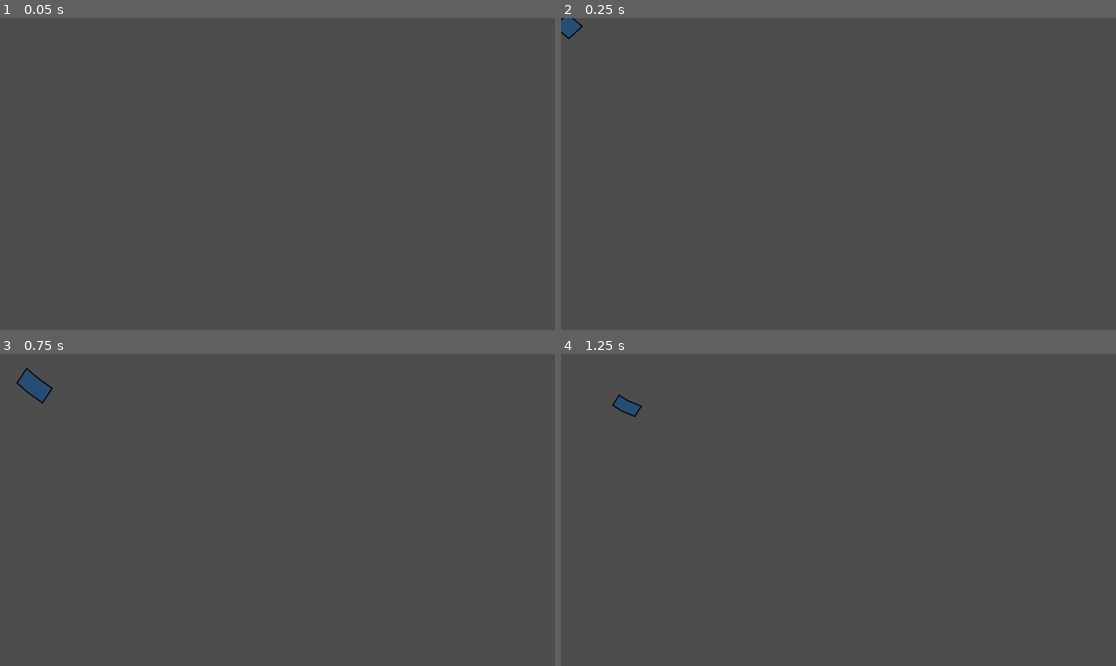
Above: before the commit, frames 1-4 (two rows, left to right).
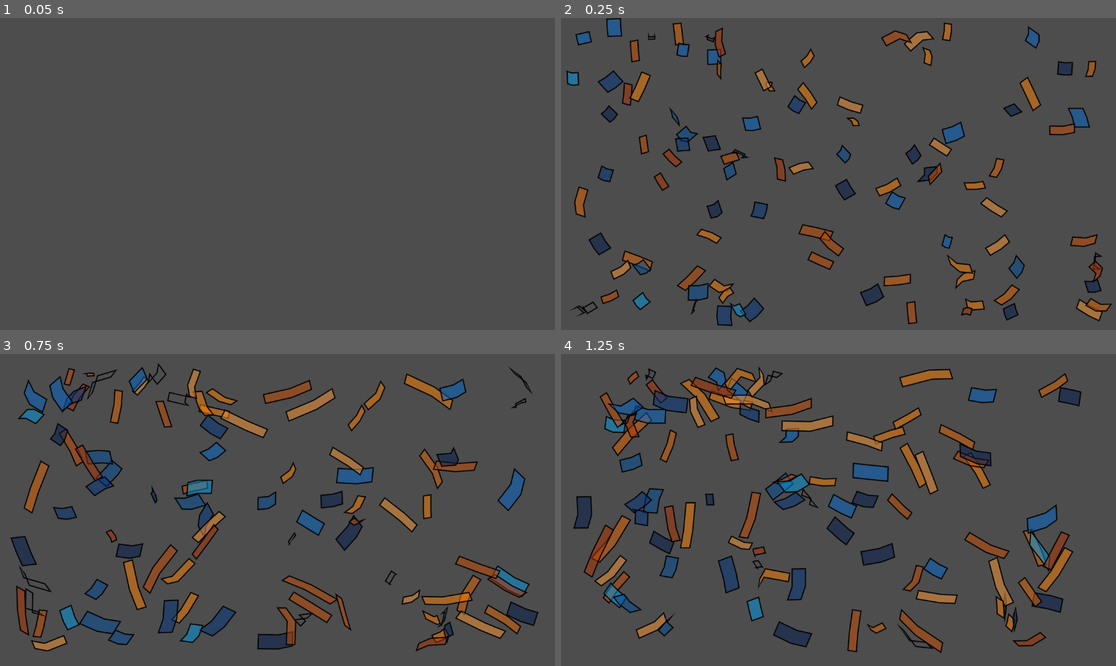
Above: after the commit, the same moments.

Repository: joesobo/EcoSystem
Game: Godot game, scene res://fish_manager.tscn
Same seed, same stepped clock (60 frames per second), same inputs: the game is played once before the commit and once after it. Before the commit the project starts from res://fish.tscn.
Inputs:
- Up to frame 1 (0.05 s): no input
- Up to frame 2 (0.25 s): no input
- Up to frame 3 (0.75 s): no input
- Up to frame 4 (1.25 s): no input

Frame 1 is identical in both runs. In frame 2, 11% of the frame differs, in the area x 0-100%, y 0-99%; in frame 3, 16%; in frame 4, 17%, in the area x 2-94%, y 4-96%.

Commit message:
multi fish types

Diff:
--- a/Boid.gd
+++ b/Boid.gd
@@ -13,10 +13,10 @@
 @export var alignmentForce: = 0.05
 @export var separationForce: = 0.05
 
-var maxSize = 20
-var minSize = 5
-
-var color_palette = [
+@export var maxSize = 10
+@export var minSize = 5
+
+@export var color_palette = [
 	Color(0.0, 0.4, 0.8, 1.0),  # Blue
 	Color(0.0, 0.6, 0.9, 1.0),  # Lighter Blue
 	Color(0.0, 0.3, 0.6, 1.0),  # Darker Blue
@@ -28,7 +28,7 @@
 	Color(0.8, 0.3, 0.0, 1.0),  # Even Darker Orange
 	Color(0.7, 0.2, 0.0, 1.0)   # Darkest Orange
 ]
-var isBlue = false
+@export var type = 'Blue'
 
 var tail_positions: Array = []
 var max_tail_length = 12
@@ -54,13 +54,7 @@
 	speed = randf_range(maxSpeed / 2, maxSpeed)
 	velocity = randomVelocity()
 
-	isBlue = randi() % 2 == 0
-	var halfSize = color_palette.size() / 2
-
-	if isBlue:
-		modulate = color_palette[randi() % halfSize]
-	else:
-		modulate = color_palette[halfSize + randi() % halfSize]
+	modulate = color_palette[randi() % color_palette.size()]
 
 func get_interpolated_points(start, end, steps):
 	var points = []
@@ -184,7 +178,7 @@
 	var avoidVector = Vector2()
 
 	for flockMate in flock:
-		if flockMate.isBlue != isBlue:
+		if flockMate.type != type:
 			continue
 
 		var flockMatePosition = flockMate.global_position
@@ -200,7 +194,7 @@
 	var alignVector = Vector2()
 
 	for flockMate in flock:
-		if flockMate.isBlue != isBlue:
+		if flockMate.type != type:
 			continue
 
 		if (global_position.distance_to(flockMate.global_position) < visualRange):
@@ -217,7 +211,7 @@
 	var centerVector = Vector2()
 
 	for flockMate in flock:
-		if flockMate.isBlue != isBlue:
+		if flockMate.type != type:
 			continue
 
 		if (global_position.distance_to(flockMate.global_position) < visualRange):
--- a/FishManager.gd
+++ b/FishManager.gd
@@ -1,8 +1,8 @@
 extends Node2D
 
 @export var fishCount = 100
+@export var fishScenes: Array[PackedScene] = []
 
-@export var fishScene: PackedScene
 var viewport_rect
 
 func _ready():
@@ -12,7 +12,13 @@
 		spawn_fish()
 
 func spawn_fish():
+	if fishScenes.size() == 0:
+		return
+
 	randomize()
-	var newFish = fishScene.instantiate()
+	var randomIndex = randi() % fishScenes.size()
+	var selectedScene = fishScenes[randomIndex]
+
+	var newFish = selectedScene.instantiate()
 	newFish.global_position = Vector2(randf() * viewport_rect.size.x, randf() * viewport_rect.size.y)
 	add_child(newFish)
--- a/fish.tscn
+++ b/blueFish.tscn
@@ -15,6 +15,9 @@
 gravity_scale = 0.0
 lock_rotation = true
 script = ExtResource("1_8igcb")
+maxSize = 15
+minSize = 10
+color_palette = [Color(0, 0.4, 0.8, 1), Color(0, 0.6, 0.9, 1), Color(0, 0.3, 0.6, 1), Color(0, 0.2, 0.5, 1), Color(0, 0.1, 0.3, 1)]
 
 [node name="CollisionShape2D" type="CollisionShape2D" parent="RigidBody2D"]
 visible = false
--- a/fish_manager.tscn
+++ b/fish_manager.tscn
@@ -1,8 +1,9 @@
-[gd_scene load_steps=3 format=3 uid="uid://m3l74tktju12"]
+[gd_scene load_steps=4 format=3 uid="uid://m3l74tktju12"]
 
 [ext_resource type="Script" path="res://FishManager.gd" id="1_j5x7p"]
-[ext_resource type="PackedScene" uid="uid://dahto7bhai8pl" path="res://fish.tscn" id="2_wpgd5"]
+[ext_resource type="PackedScene" uid="uid://dahto7bhai8pl" path="res://blueFish.tscn" id="2_ik153"]
+[ext_resource type="PackedScene" uid="uid://bsa2i7a4mvxxs" path="res://orangeFish.tscn" id="3_1eb38"]
 
 [node name="FishManager" type="Node2D"]
 script = ExtResource("1_j5x7p")
-fishScene = ExtResource("2_wpgd5")
+fishScenes = Array[PackedScene]([ExtResource("2_ik153"), ExtResource("3_1eb38")])
--- /dev/null
+++ b/orangeFish.tscn
@@ -0,0 +1,38 @@
+[gd_scene load_steps=5 format=3 uid="uid://bsa2i7a4mvxxs"]
+
+[ext_resource type="Script" path="res://Boid.gd" id="1_b831l"]
+
+[sub_resource type="RectangleShape2D" id="RectangleShape2D_k5teq"]
+size = Vector2(1, 1)
+
+[sub_resource type="CanvasTexture" id="CanvasTexture_huqkc"]
+
+[sub_resource type="CircleShape2D" id="CircleShape2D_k81i3"]
+
+[node name="Fish" type="Node2D"]
+
+[node name="RigidBody2D" type="RigidBody2D" parent="."]
+gravity_scale = 0.0
+lock_rotation = true
+script = ExtResource("1_b831l")
+maxSpeed = 300
+color_palette = [Color(1, 0.5, 0, 1), Color(1, 0.6, 0.2, 1), Color(0.9, 0.4, 0, 1), Color(0.8, 0.3, 0, 1), Color(0.7, 0.2, 0, 1)]
+type = "Orange"
+
+[node name="CollisionShape2D" type="CollisionShape2D" parent="RigidBody2D"]
+visible = false
+position = Vector2(5, 5)
+scale = Vector2(10, 10)
+shape = SubResource("RectangleShape2D_k5teq")
+
+[node name="Sprite2D" type="Sprite2D" parent="RigidBody2D"]
+visible = false
+position = Vector2(5, 5)
+scale = Vector2(10, 10)
+texture = SubResource("CanvasTexture_huqkc")
+
+[node name="Area2D" type="Area2D" parent="RigidBody2D"]
+position = Vector2(5, 5)
+
+[node name="CollisionShape2D" type="CollisionShape2D" parent="RigidBody2D/Area2D"]
+shape = SubResource("CircleShape2D_k81i3")
--- a/project.godot
+++ b/project.godot
@@ -11,7 +11,7 @@
 [application]
 
 config/name="EcoSystem"
-run/main_scene="res://fish.tscn"
+run/main_scene="res://fish_manager.tscn"
 config/features=PackedStringArray("4.1", "Forward Plus")
 config/icon="res://icon.svg"
 
